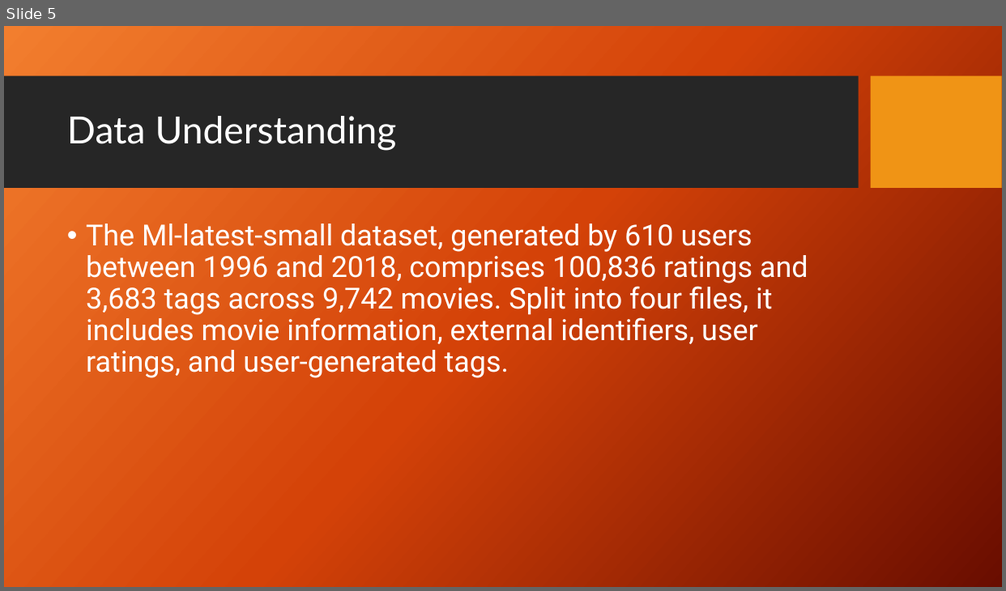
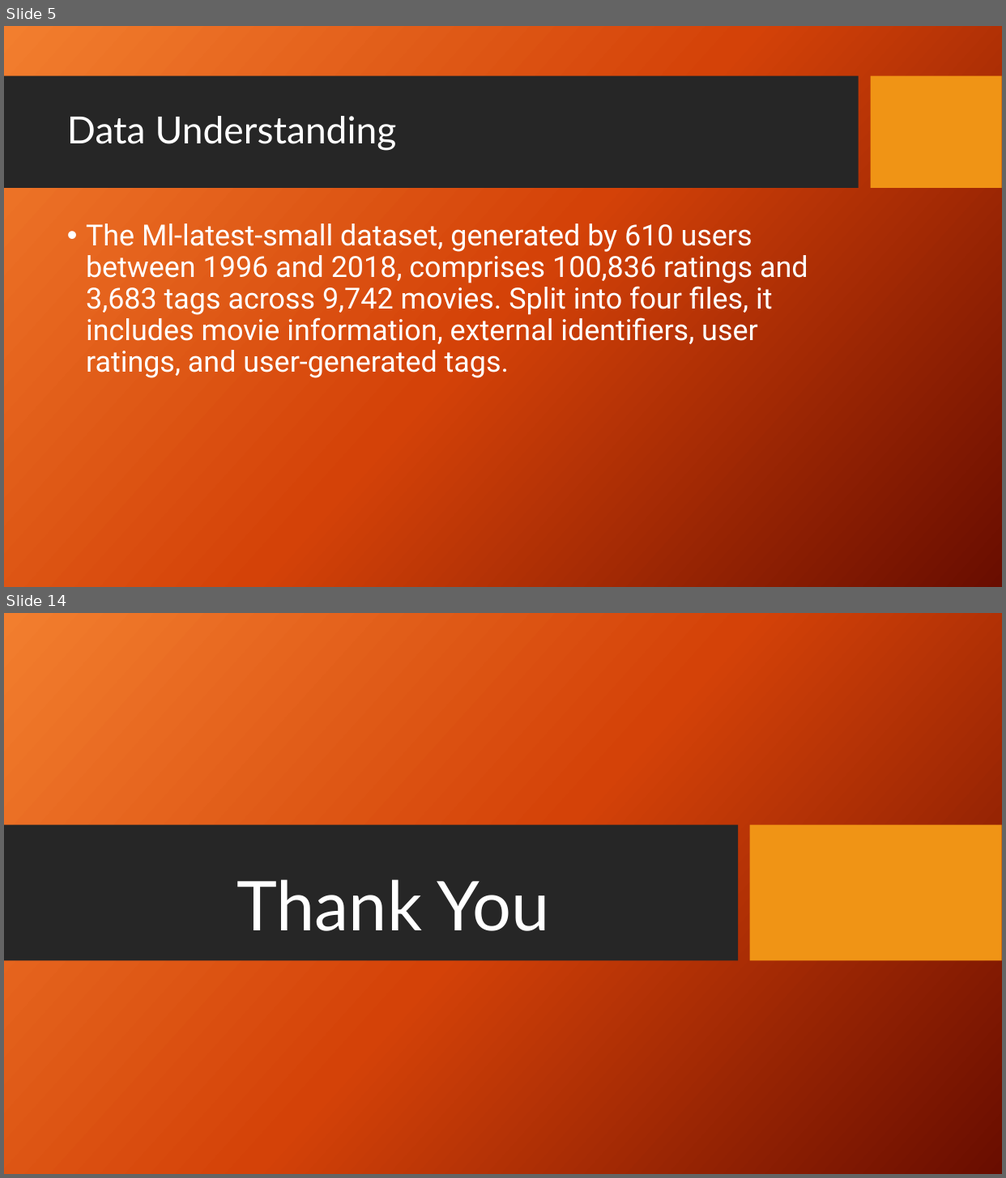
Before and after one commit to djdrjeff/Phase_4_Project, a slide deck: Presentation1.pptx. Shown one above the other, each under a label of ours: slide 5 before the commit, slides 5 and 14 after it; the slides between them are not shown. The pictures are 1006x591 and 1006x1178 pixels, drawn with LibreOffice and Linux fonts; fonts in the diff are those of the drawing; background and template pictures are left out. Boxes give left, top, right and bottom in pixels: in the first picture for what was removed or moved away, otherwise in the second. Text is boxed around its words. In the diff, an @@ line names an element or a change of style, - is before the commit and + after.

```diff
--- a/Presentation1.pptx
+++ b/Presentation1.pptx
@@ slide 14 added at (4,613,1002,1174), background picture (left out) @@
@@ rectangle added at (4,825,739,961), fill #262626 @@
@@ rectangle added at (750,825,1002,961), fill #F09415 @@
@@ title added at (236,879,549,931), 66 pt, text #FFFFFF @@
+Thank You
```
Also in this commit, not shown: 2 slides changed, 7 other slides added.
